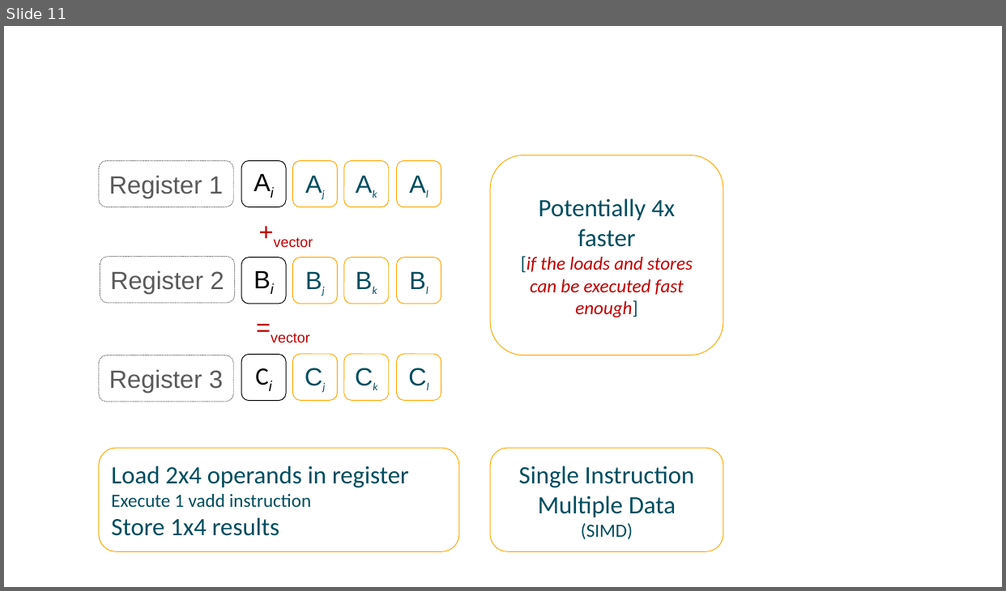
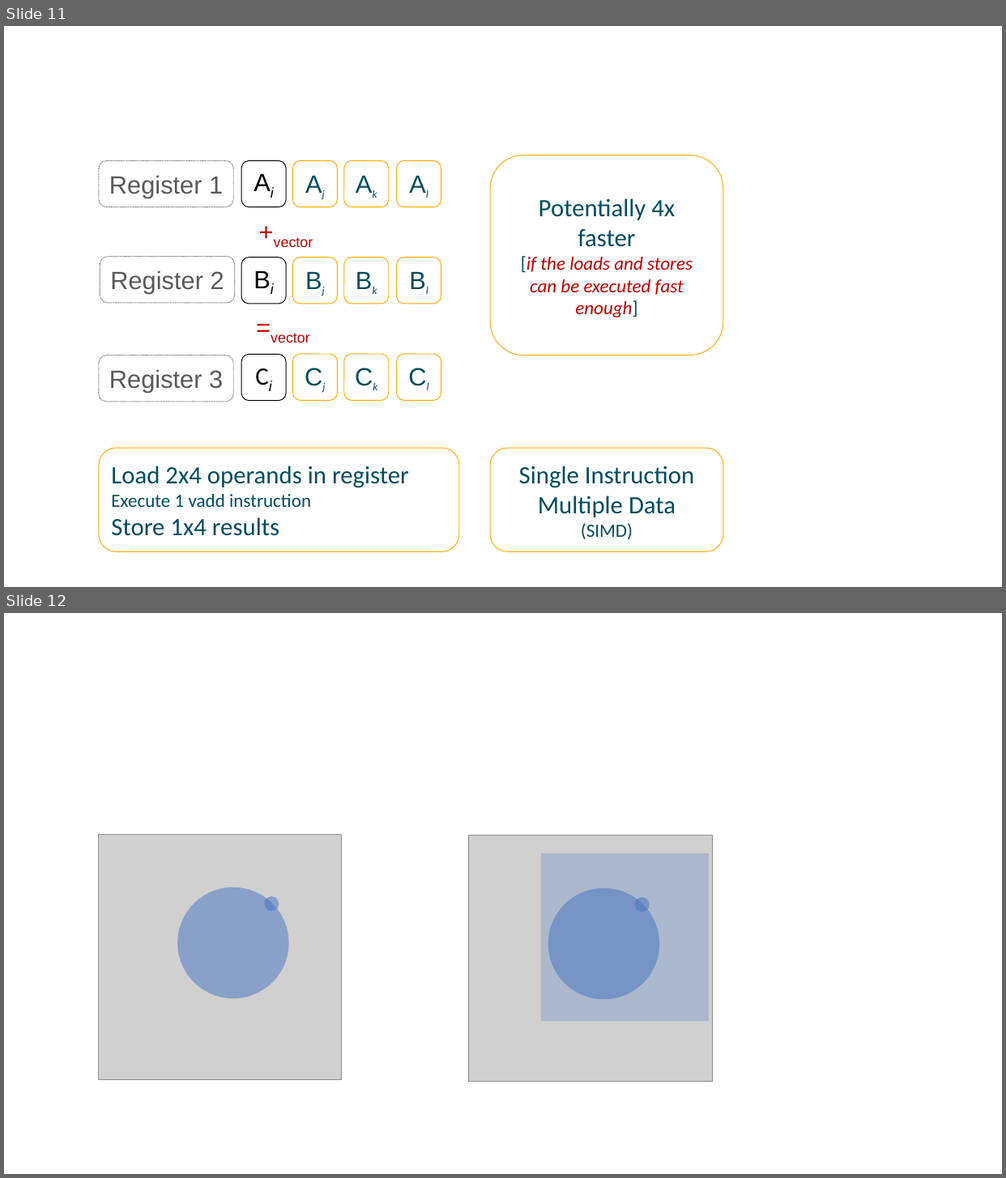
Before and after one commit to etijskens/wetppr, a slide deck: docs/public/drawings.pptx. Shown one above the other, each under a label of ours: slide 11 before the commit, slides 11 and 12 after it. The pictures are 1006x591 and 1006x1178 pixels, drawn with LibreOffice and Linux fonts; fonts in the diff are those of the drawing; grey boxes stand for pictures. Boxes give left, top, right and bottom in pixels: in the first picture for what was removed or moved away, otherwise in the second. Text is boxed around its words. In the diff, an @@ line names an element or a change of style, - is before the commit and + after.

```diff
--- a/docs/public/drawings.pptx
+++ b/docs/public/drawings.pptx
@@ slide 12 added at <box>4,613,1002,1174</box>, background #FFFFFF @@
@@ picture added at <box>98,835,342,1080</box> @@
@@ picture added at <box>469,835,712,1081</box> @@
@@ rectangle added at <box>541,854,709,1021</box>, fill #4472C4 at 25% opacity @@
@@ ellipse added at <box>177,888,289,999</box>, fill #4472C4 at 50% opacity @@
@@ ellipse added at <box>265,897,279,912</box>, fill #4472C4 at 50% opacity @@
@@ ellipse added at <box>548,888,660,1000</box>, fill #4472C4 at 50% opacity @@
@@ ellipse added at <box>635,897,650,913</box>, fill #4472C4 at 50% opacity @@
```
Also in this commit, not shown: 1 slide changed, 1 other slide added, 5 other files.
